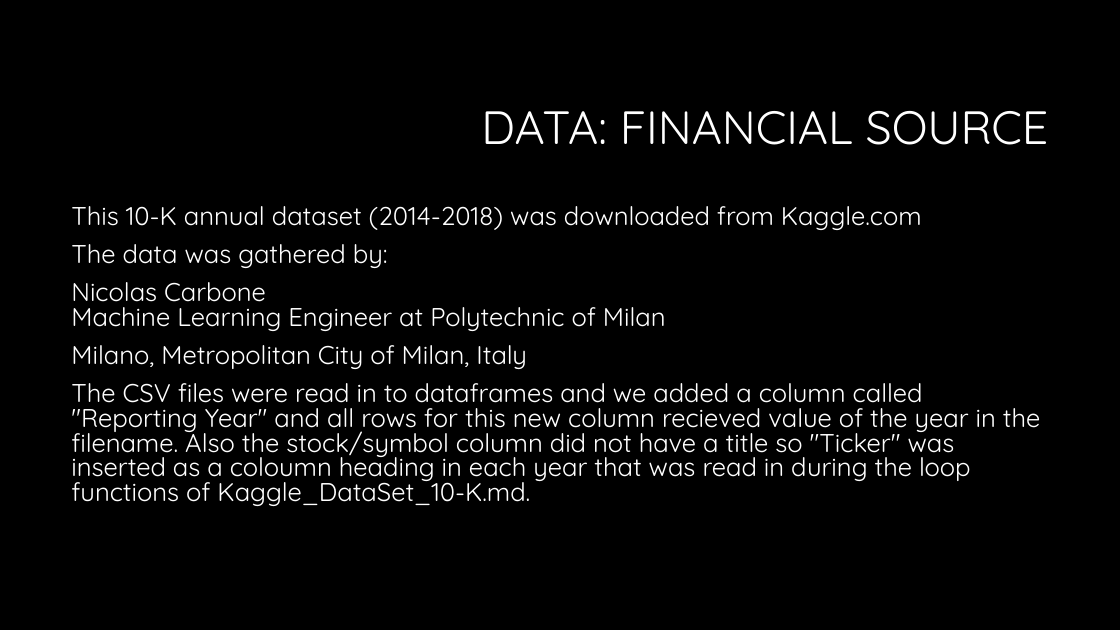
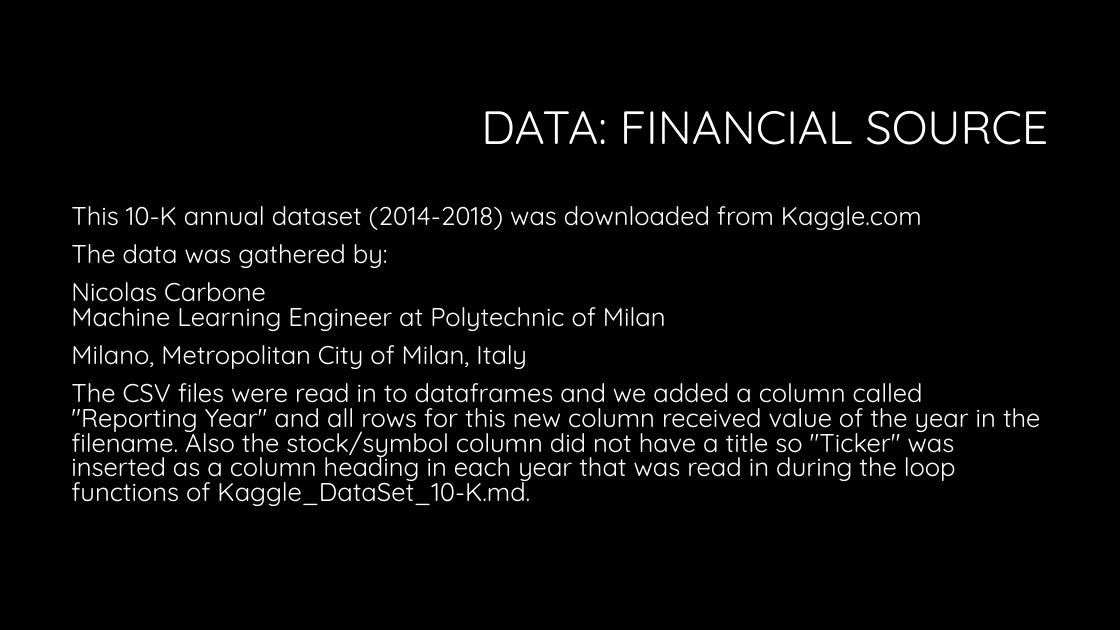
Before and after one commit to jharrychapman/Final_DS_Project, a slide deck: slide 4 of Issac_work/Stocks_Project.pptx. Drawn at 1120x630 pixels with LibreOffice and Linux fonts; fonts in the diff are those of the drawing; background and template pictures are left out. Boxes give left, top, right and bottom in pixels: in the first picture for what was removed or moved away, otherwise in the second. Text is boxed around its words. In the diff, an @@ line names an element or a change of style, - is before the commit and + after.

Commit message:
update

```diff
--- a/Issac_work/Stocks_Project.pptx
+++ b/Issac_work/Stocks_Project.pptx
@@ text at [71, 383, 1040, 506]: text changed @@
-The CSV files were read in to dataframes and we added a column called "Reporting Year" and all rows for this new column recieved value of the year in the filename. Also the stock/symbol column did not have a title so "Ticker" was inserted as a coloumn heading in each year that was read in during the loop functions of Kaggle_DataSet_10-K.md.
+The CSV files were read in to dataframes and we added a column called "Reporting Year" and all rows for this new column received value of the year in the filename. Also the stock/symbol column did not have a title so "Ticker" was inserted as a column heading in each year that was read in during the loop functions of Kaggle_DataSet_10-K.md.
```
Also in this commit, not shown: 2 other slides changed, 1 slide removed.
